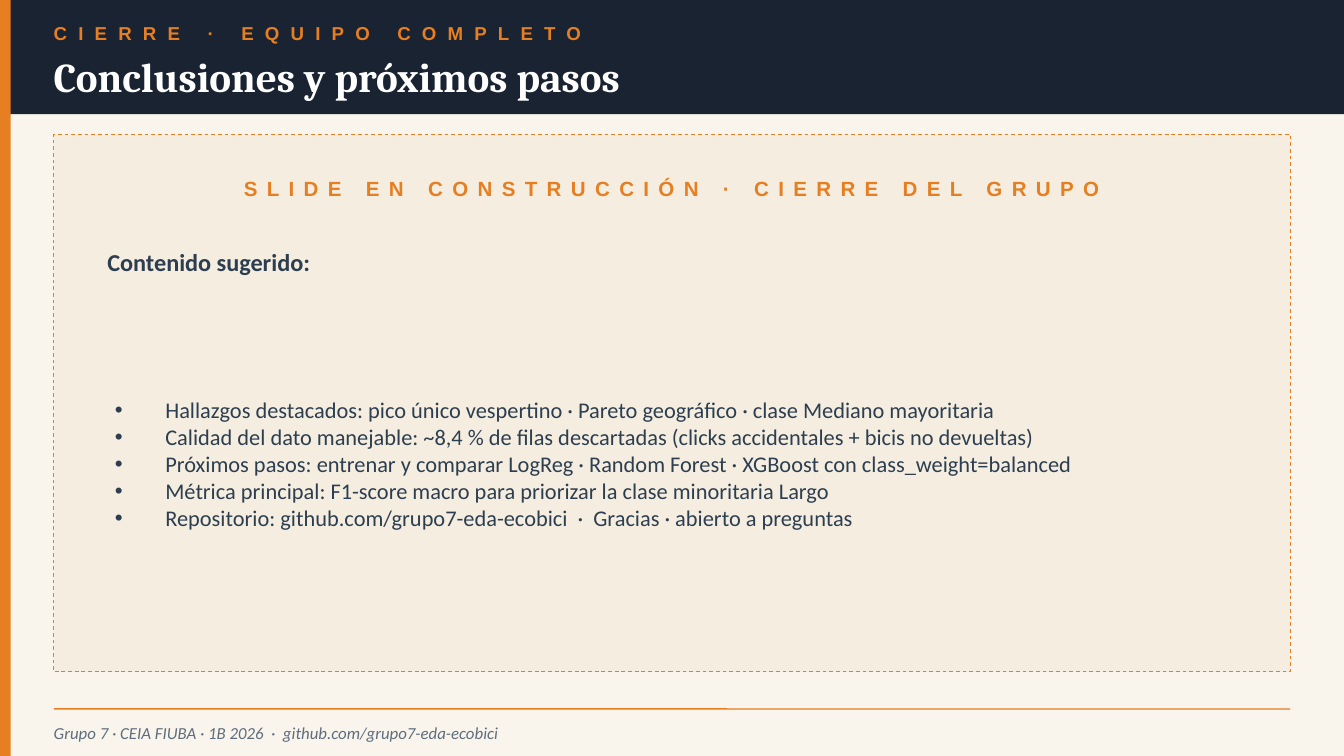
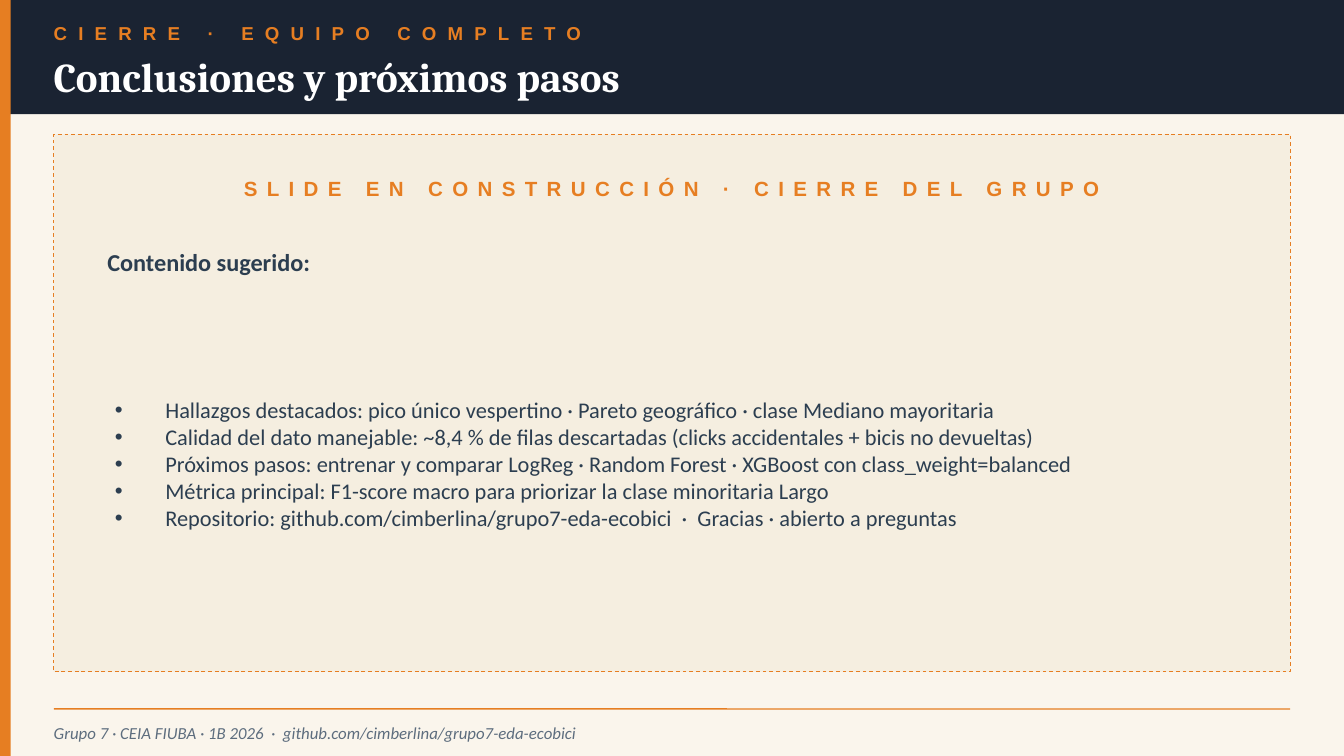
Before and after one commit to cimberlina/grupo7-eda-ecobici, a slide deck: slide 6 of presentacion/Presentacion_Grupo7_Final.pptx. Drawn at 1344x756 pixels with LibreOffice and Linux fonts; fonts in the diff are those of the drawing. Boxes give left, top, right and bottom in pixels: in the first picture for what was removed or moved away, otherwise in the second. Text is boxed around its words. In the diff, an @@ line names an element or a change of style, - is before the commit and + after.

```diff
--- a/presentacion/Presentacion_Grupo7_Final.pptx
+++ b/presentacion/Presentacion_Grupo7_Final.pptx
@@ text at bbox=[165, 510, 957, 530]: text changed @@
-• Repositorio: github.com/grupo7-eda-ecobici · Gracias · abierto a preguntas
+• Repositorio: github.com/cimberlina/grupo7-eda-ecobici · Gracias · abierto a preguntas
@@ text at bbox=[54, 727, 576, 742]: text changed @@
-Grupo 7 · CEIA FIUBA · 1B 2026 · github.com/grupo7-eda-ecobici
+Grupo 7 · CEIA FIUBA · 1B 2026 · github.com/cimberlina/grupo7-eda-ecobici
```
Also in this commit, not shown: 1 other slide changed, 1 other file.
